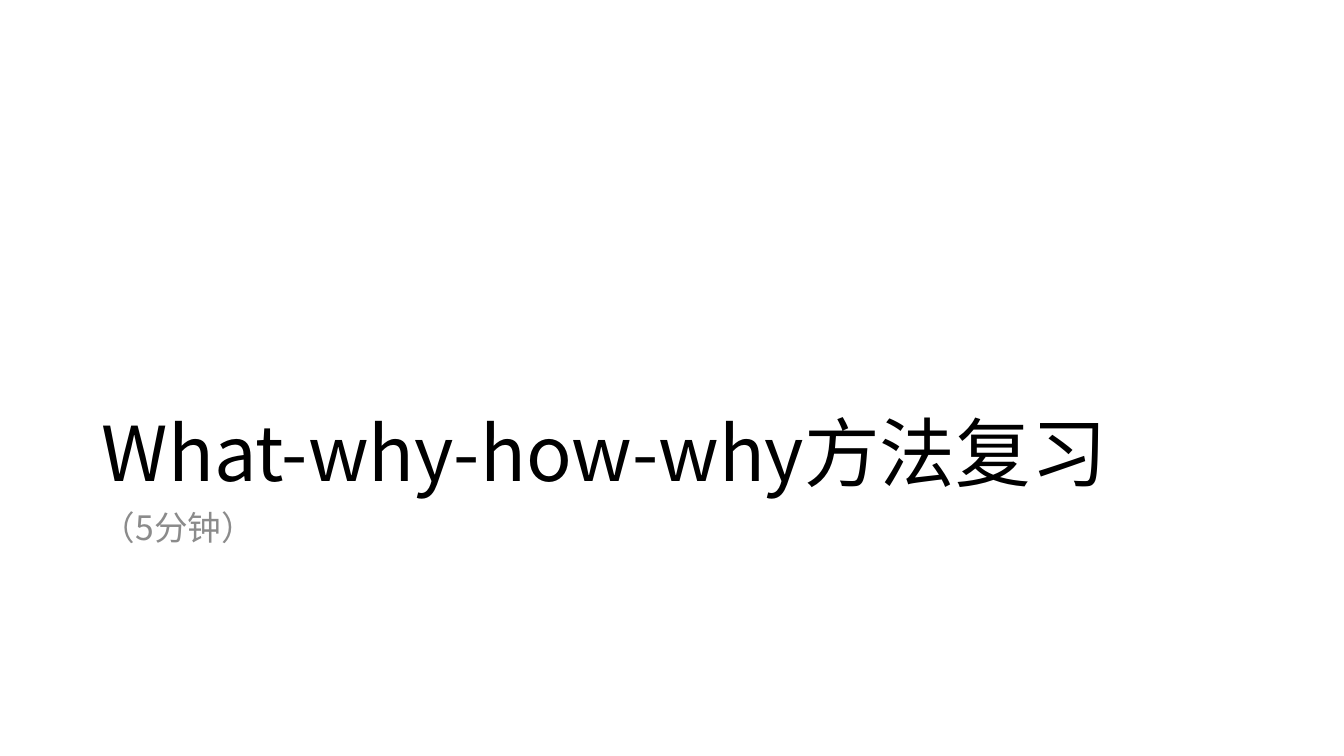
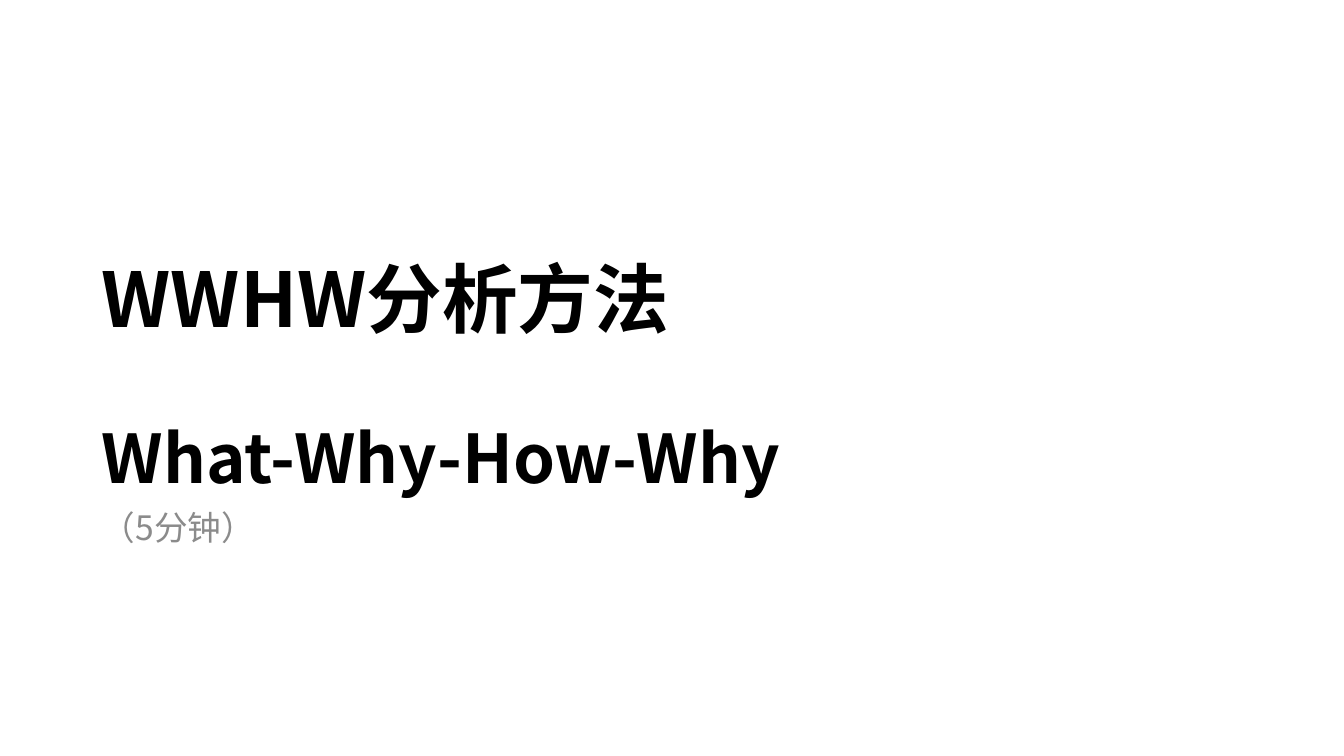
Before and after one commit to hei77/yuzheng-student, a slide deck: slide 1 of static/articles/0-0-what-why-how-why方法论.pptx. Drawn at 1344x756 pixels with LibreOffice and Linux fonts; fonts in the diff are those of the drawing. Boxes give left, top, right and bottom in pixels: in the first picture for what was removed or moved away, otherwise in the second. Text is boxed around its words. In the diff, an @@ line names an element or a change of style, - is before the commit and + after.

```diff
--- a/static/articles/0-0-what-why-how-why方法论.pptx
+++ b/static/articles/0-0-what-why-how-why方法论.pptx
@@ title at <box>102,262,780,498</box>: text changed; size 54 to 48 pt; bold on @@
-What-why-how-why方法复习
+WWHW分析方法
+What-Why-How-Why
```
Also in this commit, not shown: 1 other slide changed, 1 slide added.
